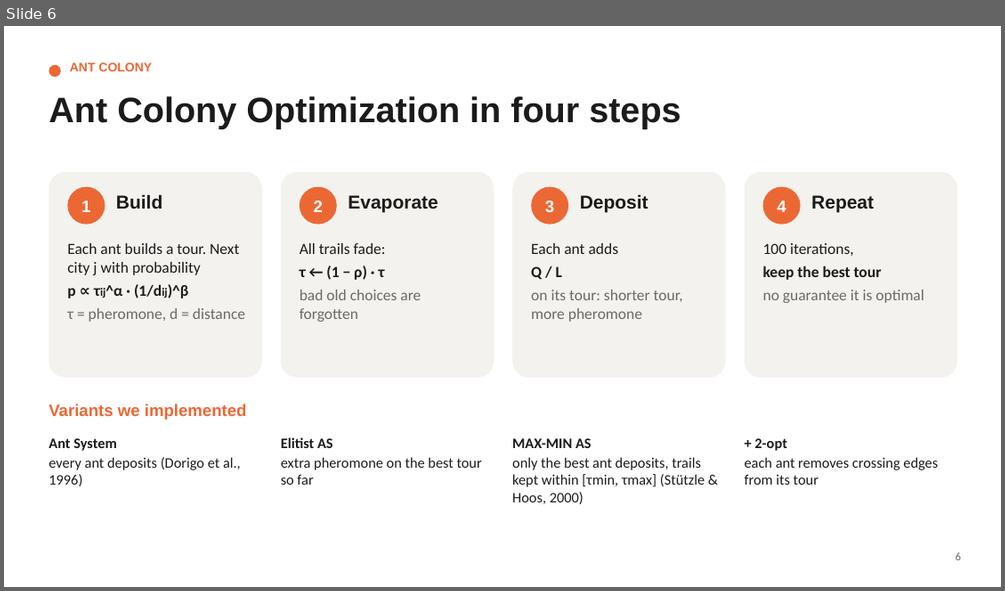
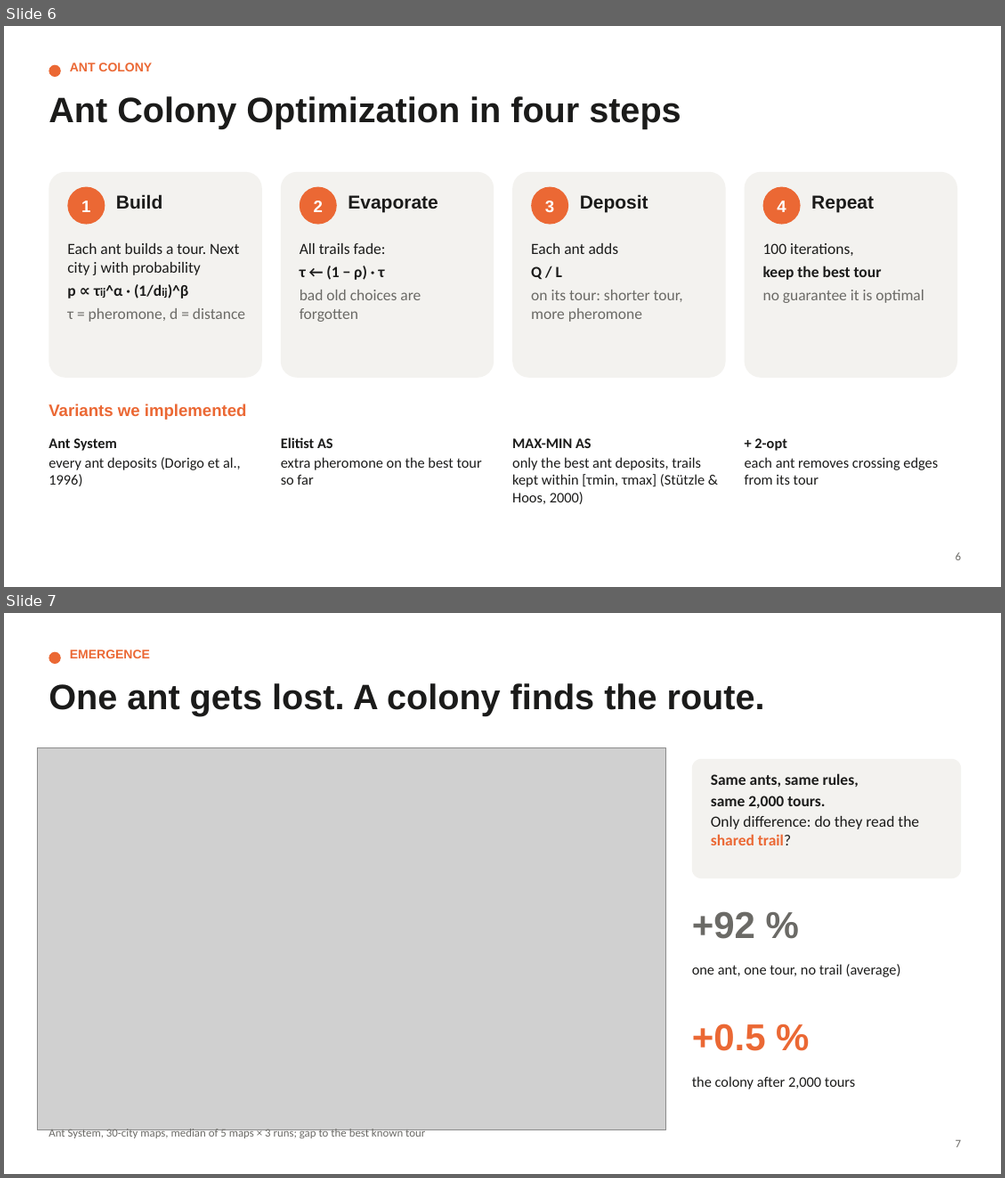
Before and after one commit to wikapar/anTSP, a slide deck: presentation/anTSP_presentation.pptx. Shown one above the other, each under a label of ours: slide 6 before the commit, slides 6 and 7 after it. The pictures are 1005x591 and 1005x1178 pixels, drawn with LibreOffice and Linux fonts; fonts in the diff are those of the drawing; grey boxes stand for pictures. Boxes give left, top, right and bottom in pixels: in the first picture for what was removed or moved away, otherwise in the second. Text is boxed around its words. In the diff, an @@ line names an element or a change of style, - is before the commit and + after.

```diff
--- a/presentation/anTSP_presentation.pptx
+++ b/presentation/anTSP_presentation.pptx
@@ slide 7 added at (4, 613, 1001, 1174), background #FFFFFF @@
@@ ellipse added at (48, 652, 61, 664), fill #EB6834 @@
@@ text added at (70, 649, 150, 658), 12 pt, text #EB6834, bold @@
+EMERGENCE
@@ text added at (48, 683, 765, 716), 34 pt, text #1B1B1A, bold @@
+One ant gets lost. A colony finds the route.
@@ picture added at (38, 747, 666, 1130) @@
@@ rounded rectangle added at (692, 759, 961, 878), fill #F3F2EF @@
@@ text added at (711, 773, 919, 845), 15 pt, text #1B1B1A, bold @@
+Same ants, same rules,
+same 2,000 tours.
+Only difference: do they read the shared trail?
@@ text added at (692, 911, 755, 939), 36 pt, text #6B6A66, bold @@
++92 %
@@ text added at (692, 964, 901, 977), 14 pt, text #1B1B1A @@
+one ant, one tour, no trail (average)
@@ text added at (692, 1023, 766, 1051), 36 pt, text #EB6834, bold @@
++0.5 %
@@ text added at (692, 1076, 855, 1089), 14 pt, text #1B1B1A @@
+the colony after 2,000 tours
@@ text added at (48, 1128, 425, 1140), 11 pt, text #6B6A66 @@
+Ant System, 30-city maps, median of 5 maps × 3 runs; gap to the best known tour
@@ text added at (955, 1140, 961, 1147), 11 pt, text #6B6A66 @@
+7
```
Also in this commit, not shown: 9 slides changed, 2 other files.
